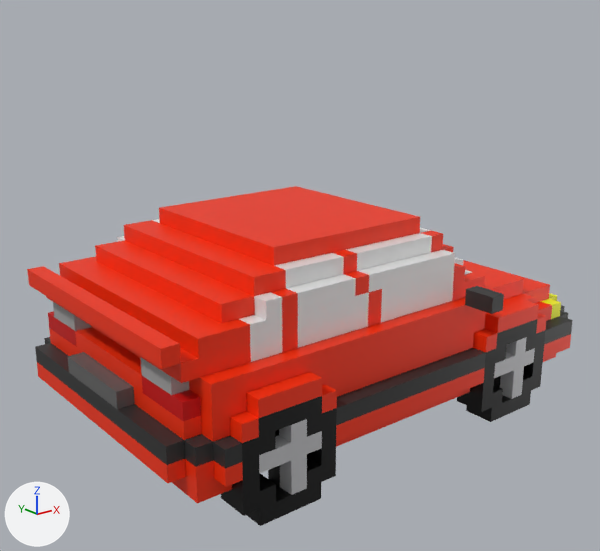
The glTF model models/saab9000.gltf: old version first, new version second.
Both versions are drawn from a camera (50 mm lens) standing at (-33.1, -39.6, 26.5) and looking at (-1.5, -0.1, 10.8). Lighting does not change. The marker at lower left points along +X, +Y and +Z. Where no turn or scale is listed for an object, it has been applied to the vertices.

Objects in the first picture: 'Back break lights', 'Back reverse lights', 'Chassi', 'Wheel back right', 'Wheel front right', 'Windows'.
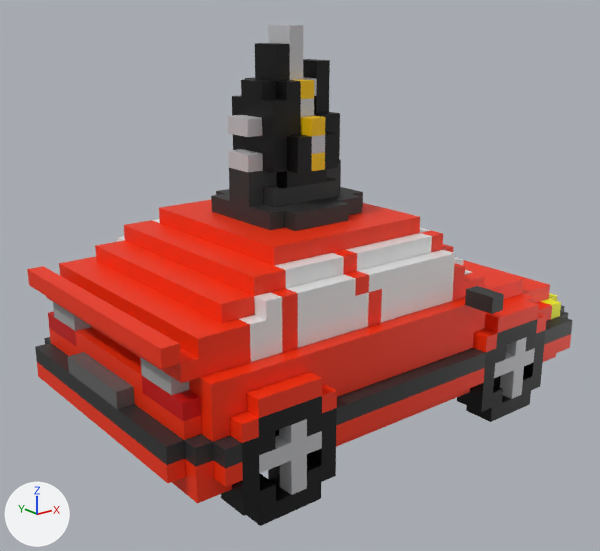
Location of each change, (x1, y1, x2, y2) in pixels of the pictures (600 x 551 px):
'Gun cannon', added (black)
    after: (228, 25, 340, 188)
'Gun base', added
    after: (211, 159, 363, 231)

Patch to the scene script:
```diff
--- a/models/saab9000.gltf.py
+++ b/models/saab9000.gltf.py
@@ me_mesh_10 @@
+me_mesh_10.from_pydata(...)  # 169 vertices, 338 faces; spans x -6.0..0.0, y -3.0..3.0, z 17.0..26.0
+me_mesh_10.materials.append(mat_material_1)  # picture img_image_0
@@ me_mesh_9 @@
+me_mesh_9.from_pydata(...)  # 96 vertices, 188 faces; spans x -6.0..2.0, y -4.0..4.0, z 15.0..19.0
+me_mesh_9.materials.append(mat_material_1)  # picture img_image_0
@@ ob_gun_cannon @@
+ob_gun_cannon = bpy.data.objects.new('Gun cannon', me_mesh_10)
+ob_gun_cannon.location = (0.0, 0.0, 0.0)
@@ ob_gun_base @@
+ob_gun_base = bpy.data.objects.new('Gun base', me_mesh_9)
+ob_gun_base.location = (0.0, 0.0, 0.0)
```
